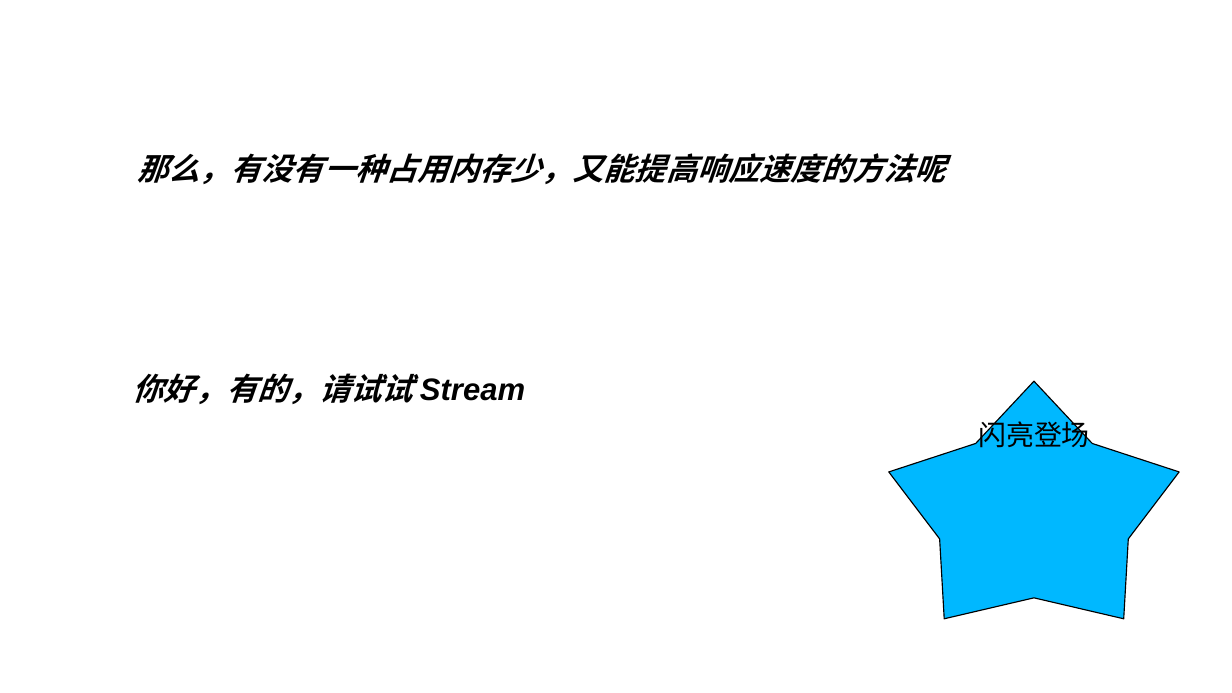
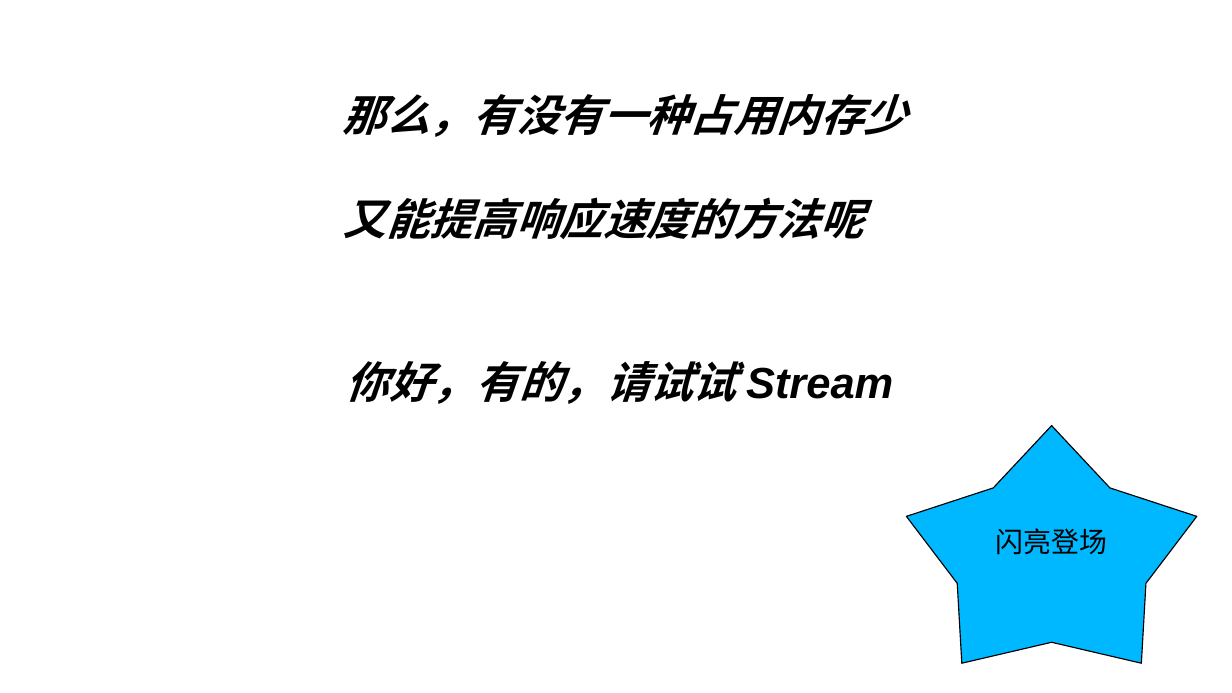
Before and after one commit to KEXUJIAN/stream-demo, a slide deck: slide 12 of stream.ppt (slide 9 before the commit). Drawn at 1232x693 pixels with LibreOffice and Linux fonts; fonts in the diff are those of the drawing. Boxes give left, top, right and bottom in pixels: in the first picture for what was removed or moved away, otherwise in the second. Text is boxed around its words. In the diff, an @@ line names an element or a change of style, - is before the commit and + after.

```diff
--- a/stream.ppt
+++ b/stream.ppt
@@ text at <box>343,94,907,239</box>: text changed; size 20 to 28 pt @@
-那么，有没有一种占用内存少，又能提高响应速度的方法呢
+那么，有没有一种占用内存少
+又能提高响应速度的方法呢
@@ text "你好，有的，请试试 Stream": place and size @@
-text "你好，有的，请试试 Stream" at <box>133,373,525,404</box>
+text "你好，有的，请试试 Stream" at <box>346,361,893,404</box>
@@ text "你好，有的，请试试 Stream" at <box>346,361,893,404</box>: size 20 to 28 pt @@
@@ freeform shape "闪亮登场": place and size @@
-freeform shape "闪亮登场" at <box>889,381,1179,619</box>
+freeform shape "闪亮登场" at <box>907,426,1197,664</box>
```
Also in this commit, not shown: 15 other slides changed, 4 slides added, 2 slides removed, 3 other files.
